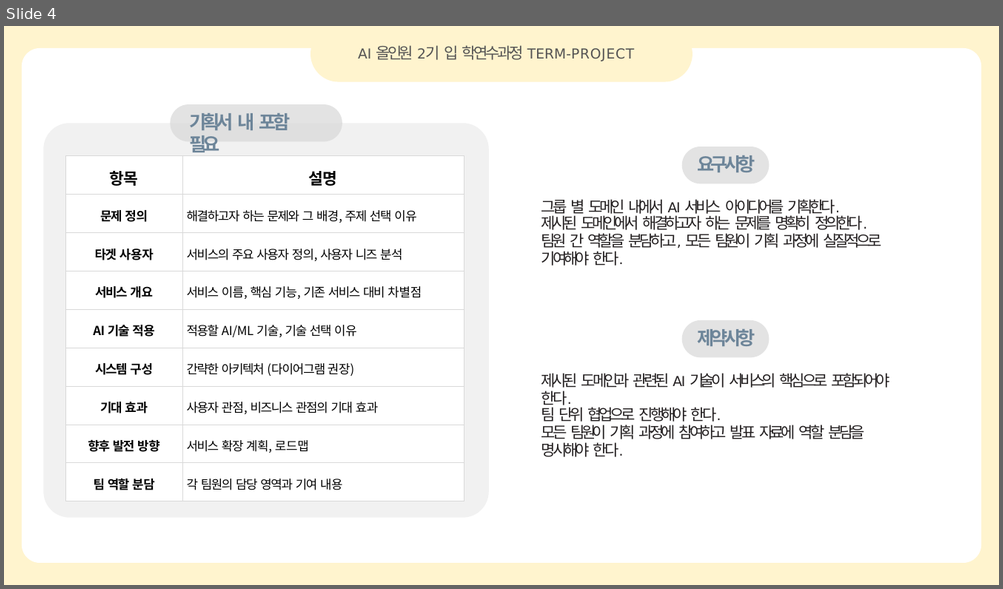
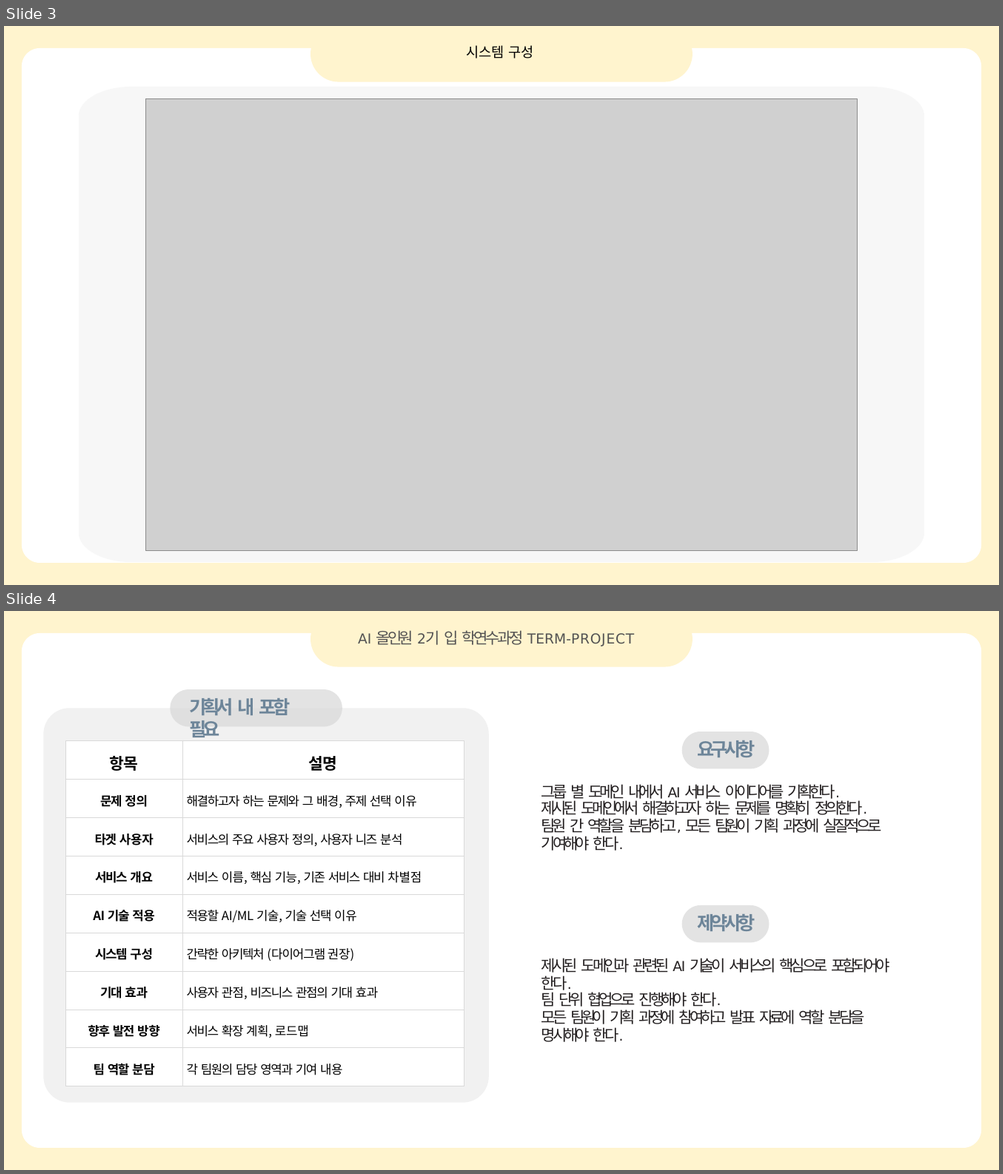
Before and after one commit to Sanghwa-Na/Codyssey, a slide deck: 입학연수과정/텀 프로젝트/객체 인식과 추론을 활용한 자율 충전 변전소 드론.pptx. Shown one above the other, each under a label of ours: slide 4 before the commit, slides 3 and 4 after it. The pictures are 1003x589 and 1003x1174 pixels, drawn with LibreOffice and Linux fonts; fonts in the diff are those of the drawing; grey boxes stand for pictures; background and template pictures are left out. Boxes give left, top, right and bottom in pixels: in the first picture for what was removed or moved away, otherwise in the second. Text is boxed around its words. In the diff, an @@ line names an element or a change of style, - is before the commit and + after.

```diff
--- a/입학연수과정/텀 프로젝트/객체 인식과 추론을 활용한 자율 충전 변전소 드론.pptx
+++ b/입학연수과정/텀 프로젝트/객체 인식과 추론을 활용한 자율 충전 변전소 드론.pptx
@@ slide 3 added at (4,26,999,585), background #FFFFFF; not listed: 2 template elements that a slide beside it also shows @@
@@ freeform shape added at (310,26,692,82), fill #FFF4CE @@
@@ text added at (466,45,533,59), 20 pt, text #000000 @@
+시스템 구성
@@ freeform shape added at (79,87,924,562), fill #F1F1F1 at 50% opacity @@
@@ picture added at (146,99,856,551) @@
```
Also in this commit, not shown: 1 slide removed.
